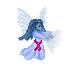
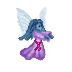
The second 72x72 image is a revision of the first. Changes to its layers:
hid "magic", painted on it over box(41, 24, 64, 55)
painted on "dress" over box(20, 29, 52, 61)
painted on "wings" over box(16, 8, 46, 31)
